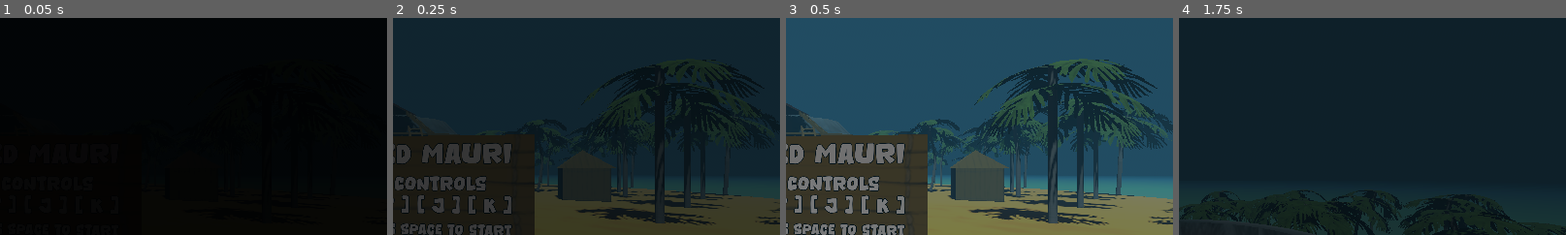
Above: before the commit, frames 1-4 (left to right).
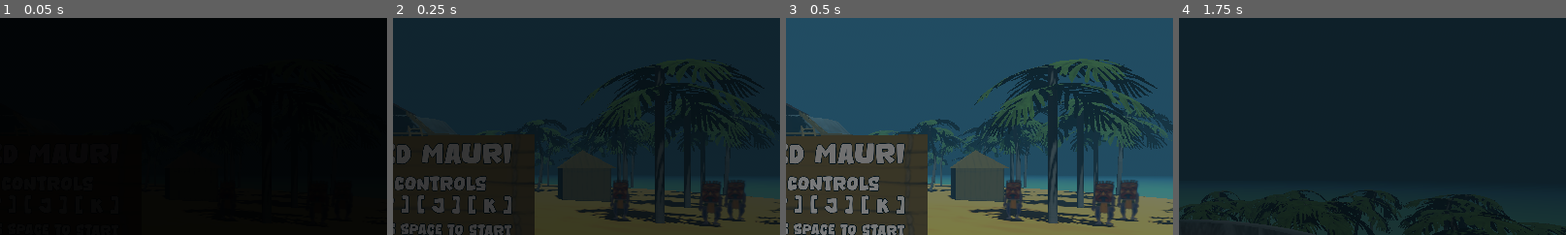
Above: after the commit, the same moments.

Repository: juhanakristian/ggj2026
Game: Godot game, scene res://scenes/main/main.tscn
The game is run twice, just before and just after one commit, with the same random seed, the same clock (stepped at 60 frames per second) and the same inputs. Sound files missing from this copy of the repository are replaced by a short silence.
Inputs:
- Up to frame 1 (0.05 s): no input
- Up to frame 2 (0.25 s): no input
- Up to frame 3 (0.5 s): no input
- Up to frame 4 (1.75 s): tap Enter (ui_accept) at 0.5, 0.77, 1.52 s
The pictures show only the part of the screen within x 50-100%, y 15-65%; the shares and areas given below are measured in that part.

The runs differ from the first frame. In frame 2, 1.8% of the frame differs, in the area x 54-92%, y 75-97%; in frame 3, 2.4%, in the area x 54-92%, y 74-97%; in frame 4, nothing differs.

Commit message:
Added NPC dancers

Diff:
--- /dev/null
+++ b/mauri/scenes/game/dancer/dancer_npc.tscn
@@ -0,0 +1,9 @@
+[gd_scene format=3 uid="uid://cpe67xixjxhx8"]
+
+[ext_resource type="PackedScene" uid="uid://cab1knnj3r7e6" path="res://scenes/game/dancer/dancer.tscn" id="1_jctob"]
+[ext_resource type="SpriteFrames" uid="uid://d3tfxy2g637dm" path="res://scenes/game/dancer/sprite_frames/npc_spframes.tres" id="2_3xn35"]
+
+[node name="Dancer" unique_id=898125721 instance=ExtResource("1_jctob")]
+
+[node name="AnimatedSprite3D" parent="." index="0" unique_id=1351860417]
+sprite_frames = ExtResource("2_3xn35")
--- /dev/null
+++ b/mauri/scenes/game/dancer/sprite_frames/npc_spframes.tres
@@ -0,0 +1,123 @@
+[gd_resource type="SpriteFrames" format=3 uid="uid://d3tfxy2g637dm"]
+
+[ext_resource type="Texture2D" uid="uid://cimvqyvtpckbn" path="res://assets/characters/character_npc/Mauri_NPC_spritesheet.png" id="1_epan8"]
+
+[sub_resource type="AtlasTexture" id="AtlasTexture_w41qg"]
+atlas = ExtResource("1_epan8")
+region = Rect2(0, 0, 256, 256)
+
+[sub_resource type="AtlasTexture" id="AtlasTexture_s20yj"]
+atlas = ExtResource("1_epan8")
+region = Rect2(256, 0, 256, 256)
+
+[sub_resource type="AtlasTexture" id="AtlasTexture_xcdg3"]
+atlas = ExtResource("1_epan8")
+region = Rect2(512, 0, 256, 256)
+
+[sub_resource type="AtlasTexture" id="AtlasTexture_odq06"]
+atlas = ExtResource("1_epan8")
+region = Rect2(768, 0, 256, 256)
+
+[sub_resource type="AtlasTexture" id="AtlasTexture_g031h"]
+atlas = ExtResource("1_epan8")
+region = Rect2(0, 256, 256, 256)
+
+[sub_resource type="AtlasTexture" id="AtlasTexture_c8rat"]
+atlas = ExtResource("1_epan8")
+region = Rect2(256, 256, 256, 256)
+
+[sub_resource type="AtlasTexture" id="AtlasTexture_ecfhy"]
+atlas = ExtResource("1_epan8")
+region = Rect2(512, 256, 256, 256)
+
+[sub_resource type="AtlasTexture" id="AtlasTexture_5d3r6"]
+atlas = ExtResource("1_epan8")
+region = Rect2(768, 256, 256, 256)
+
+[sub_resource type="AtlasTexture" id="AtlasTexture_aijll"]
+atlas = ExtResource("1_epan8")
+region = Rect2(0, 512, 256, 256)
+
+[sub_resource type="AtlasTexture" id="AtlasTexture_jqb4d"]
+atlas = ExtResource("1_epan8")
+region = Rect2(256, 512, 256, 256)
+
+[sub_resource type="AtlasTexture" id="AtlasTexture_t0hb1"]
+atlas = ExtResource("1_epan8")
+region = Rect2(512, 512, 256, 256)
+
+[sub_resource type="AtlasTexture" id="AtlasTexture_2yacm"]
+atlas = ExtResource("1_epan8")
+region = Rect2(768, 512, 256, 256)
+
+[sub_resource type="AtlasTexture" id="AtlasTexture_a75pt"]
+atlas = ExtResource("1_epan8")
+region = Rect2(0, 768, 256, 256)
+
+[sub_resource type="AtlasTexture" id="AtlasTexture_iepnq"]
+atlas = ExtResource("1_epan8")
+region = Rect2(256, 768, 256, 256)
+
+[sub_resource type="AtlasTexture" id="AtlasTexture_osb0f"]
+atlas = ExtResource("1_epan8")
+region = Rect2(512, 768, 256, 256)
+
+[sub_resource type="AtlasTexture" id="AtlasTexture_0dyj7"]
+atlas = ExtResource("1_epan8")
+region = Rect2(768, 768, 256, 256)
+
+[resource]
+animations = [{
+"frames": [{
+"duration": 1.0,
+"texture": SubResource("AtlasTexture_w41qg")
+}, {
+"duration": 1.0,
+"texture": SubResource("AtlasTexture_s20yj")
+}, {
+"duration": 1.0,
+"texture": SubResource("AtlasTexture_xcdg3")
+}, {
+"duration": 1.0,
+"texture": SubResource("AtlasTexture_odq06")
+}, {
+"duration": 1.0,
+"texture": SubResource("AtlasTexture_g031h")
+}, {
+"duration": 1.0,
+"texture": SubResource("AtlasTexture_c8rat")
+}, {
+"duration": 1.0,
+"texture": SubResource("AtlasTexture_ecfhy")
+}, {
+"duration": 1.0,
+"texture": SubResource("AtlasTexture_5d3r6")
+}, {
+"duration": 1.0,
+"texture": SubResource("AtlasTexture_aijll")
+}, {
+"duration": 1.0,
+"texture": SubResource("AtlasTexture_jqb4d")
+}, {
+"duration": 1.0,
+"texture": SubResource("AtlasTexture_t0hb1")
+}, {
+"duration": 1.0,
+"texture": SubResource("AtlasTexture_2yacm")
+}, {
+"duration": 1.0,
+"texture": SubResource("AtlasTexture_a75pt")
+}, {
+"duration": 1.0,
+"texture": SubResource("AtlasTexture_iepnq")
+}, {
+"duration": 1.0,
+"texture": SubResource("AtlasTexture_osb0f")
+}, {
+"duration": 1.0,
+"texture": SubResource("AtlasTexture_0dyj7")
+}],
+"loop": true,
+"name": &"default",
+"speed": 5.0
+}]
--- a/mauri/scenes/main/main.tscn
+++ b/mauri/scenes/main/main.tscn
@@ -9,6 +9,7 @@
 [ext_resource type="AudioStream" uid="uid://blynqhknqlaih" path="res://assets/audio/music.mp3" id="7_hujxm"]
 [ext_resource type="Script" uid="uid://cohe14cnx3vw5" path="res://scenes/game/controller/note_controller.gd" id="8_b1x3f"]
 [ext_resource type="PackedScene" uid="uid://cab1knnj3r7e6" path="res://scenes/game/dancer/dancer.tscn" id="9_a8run"]
+[ext_resource type="PackedScene" uid="uid://cpe67xixjxhx8" path="res://scenes/game/dancer/dancer_npc.tscn" id="10_a8run"]
 
 [node name="Main" type="Node" unique_id=2111695777]
 script = ExtResource("1_iuonh")
@@ -61,4 +62,13 @@
 font = ExtResource("6_ow5a4")
 font_size = 58
 
+[node name="Dancer" parent="." unique_id=1133877386 instance=ExtResource("10_a8run")]
+transform = Transform3D(1, 0, 0, 0, 1, 0, 0, 0, 1, 26.977701, 2.385763, 18.970764)
+
+[node name="Dancer2" parent="." unique_id=1038559936 instance=ExtResource("10_a8run")]
+transform = Transform3D(1, 0, 0, 0, 1, 0, 0, 0, 1, 22.977701, 2.385763, 18.970764)
+
+[node name="Dancer3" parent="." unique_id=2134520085 instance=ExtResource("10_a8run")]
+transform = Transform3D(1, 0, 0, 0, 1, 0, 0, 0, 1, 29.33716, 2.385763, 15.970764)
+
 [connection signal="note_mask_updated" from="NoteController" to="NoteController/Dancer" method="_on_note_mask_updated"]
Binary file added: mauri/assets/characters/character_npc/Mauri_NPC_spritesheet.png
Not shown, added: mauri/assets/characters/character_npc/Mauri_NPC_spritesheet.png.import
